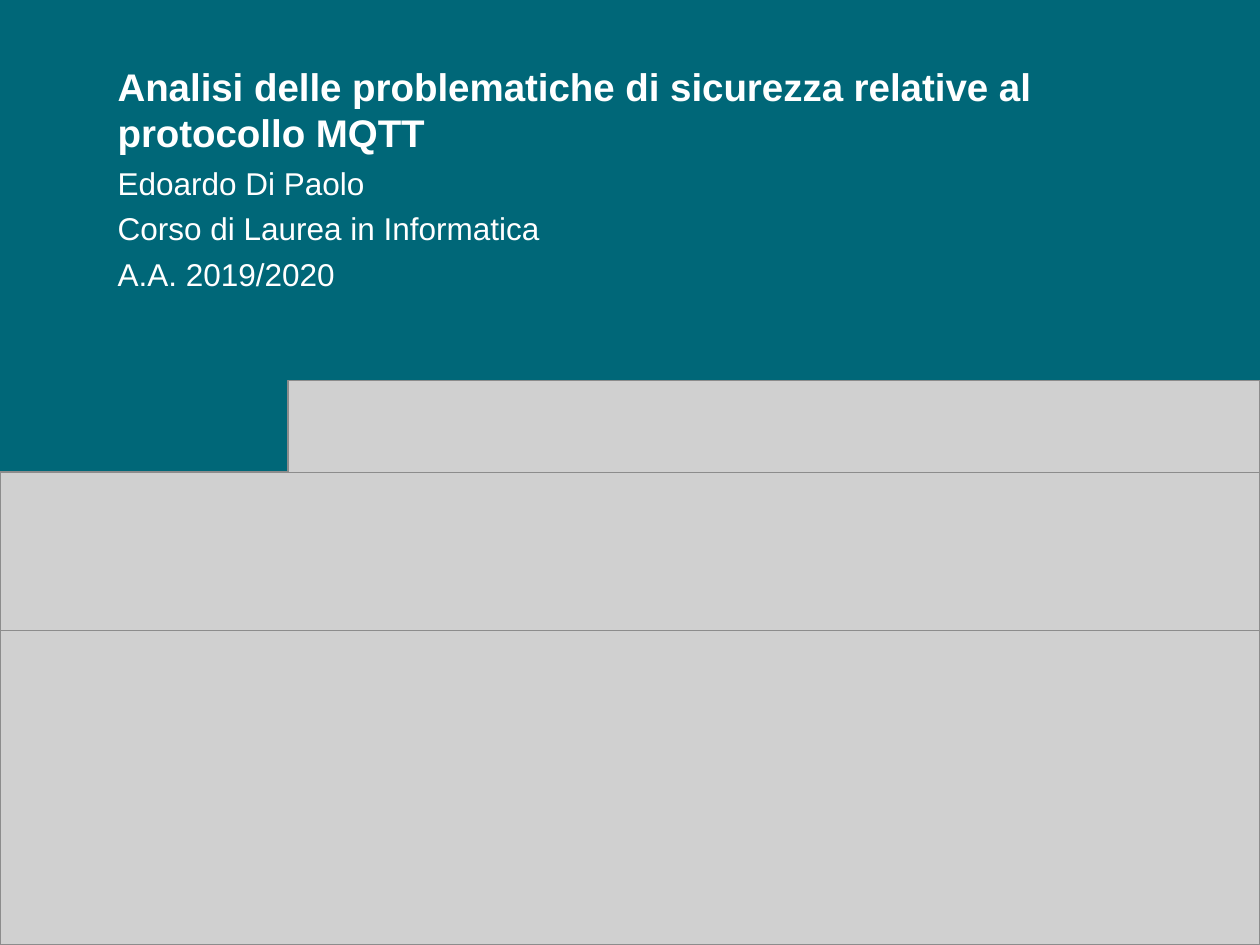
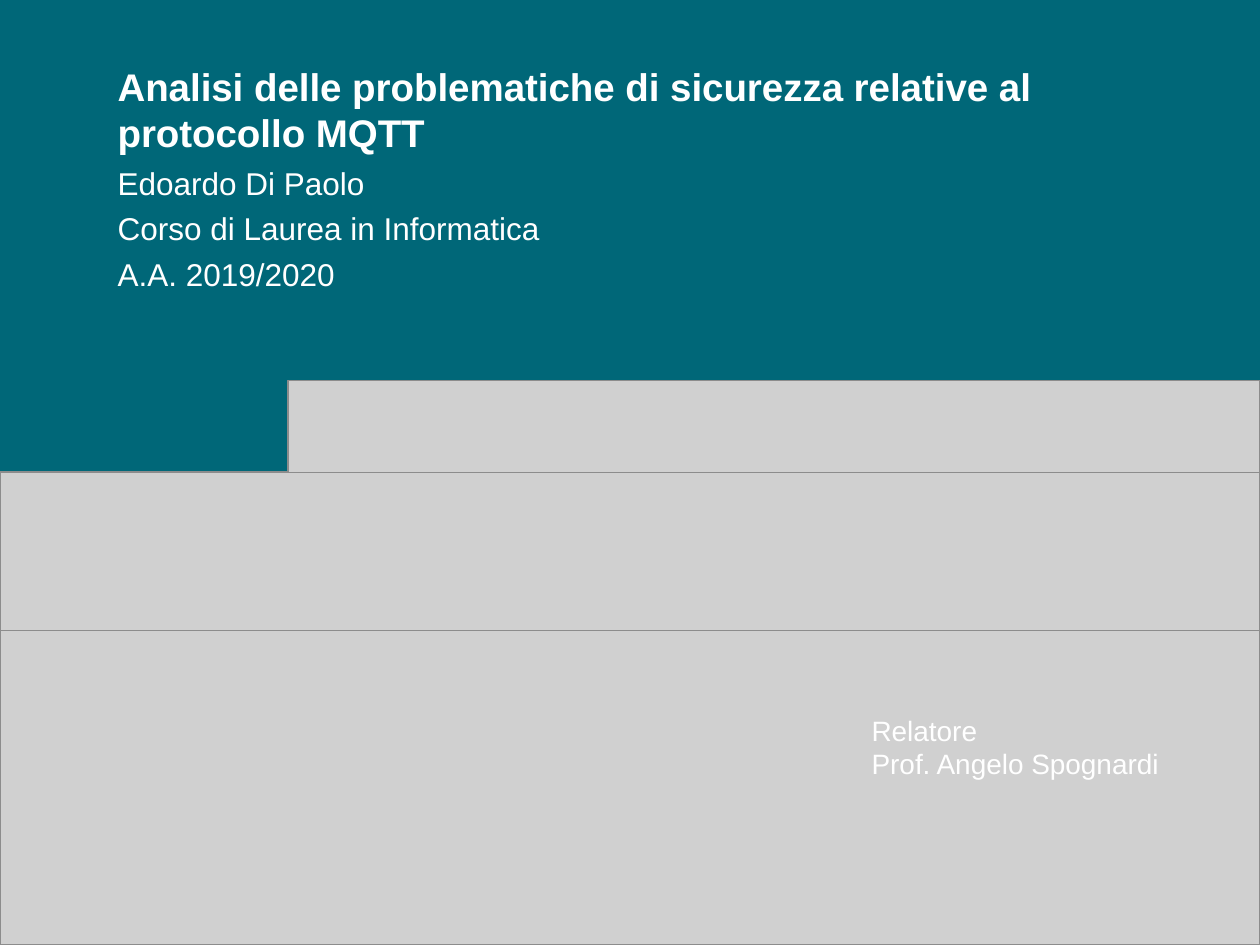
Before and after one commit to aedoardo/bachelor-degree-thesis, a slide deck: slide 1 of slides/Presentazione.ppt. Drawn at 1260x945 pixels with LibreOffice and Linux fonts; fonts in the diff are those of the drawing; grey boxes stand for pictures. Boxes give left, top, right and bottom in pixels: in the first picture for what was removed or moved away, otherwise in the second. Text is boxed around its words. In the diff, an @@ line names an element or a change of style, - is before the commit and + after.

```diff
--- a/slides/Presentazione.ppt
+++ b/slides/Presentazione.ppt
@@ text added at <box>872,721,1158,779</box>, 16 pt, text #FFFFFF @@
+Relatore
+Prof. Angelo Spognardi
```
Also in this commit, not shown: 1 other slide changed.
